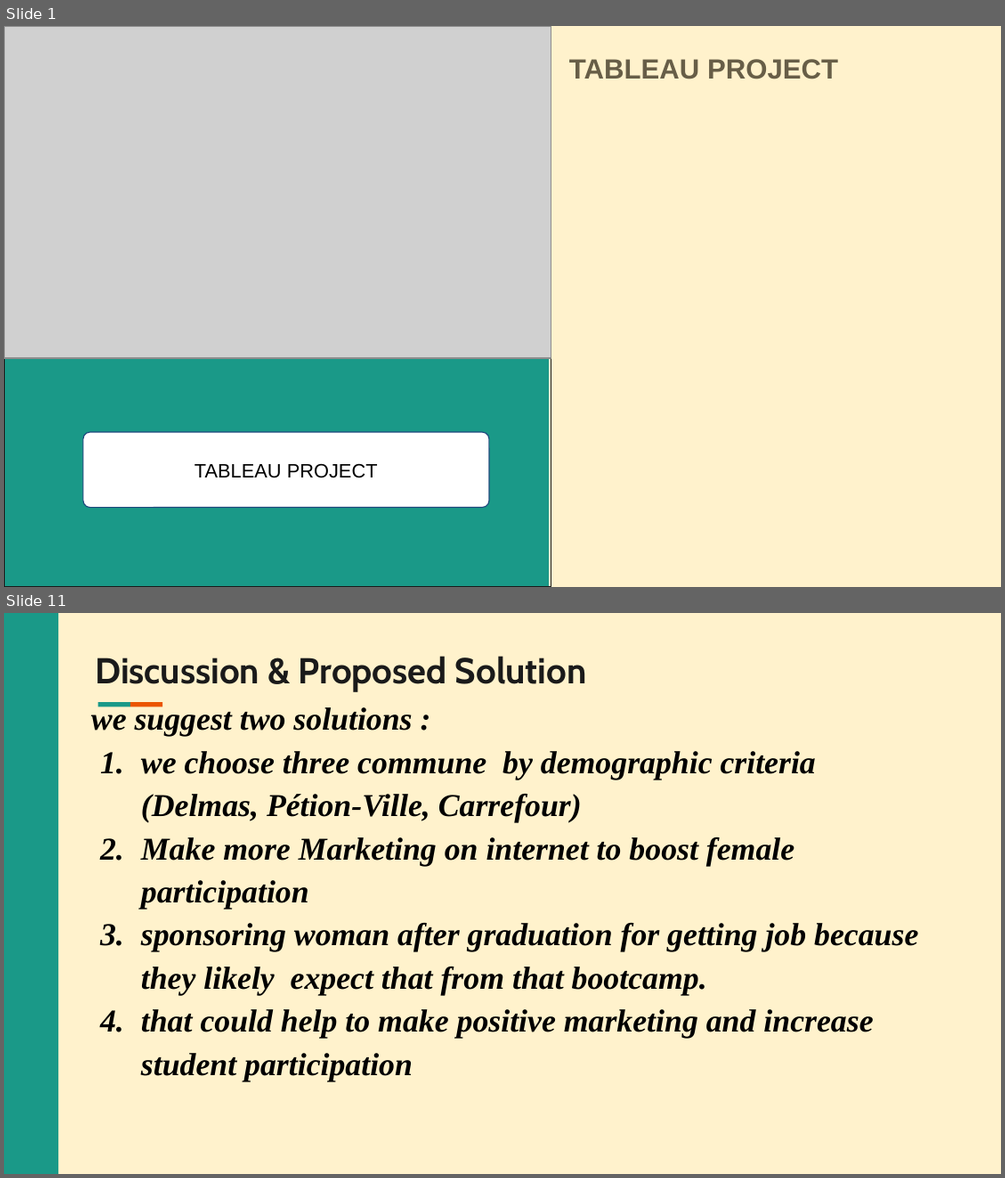
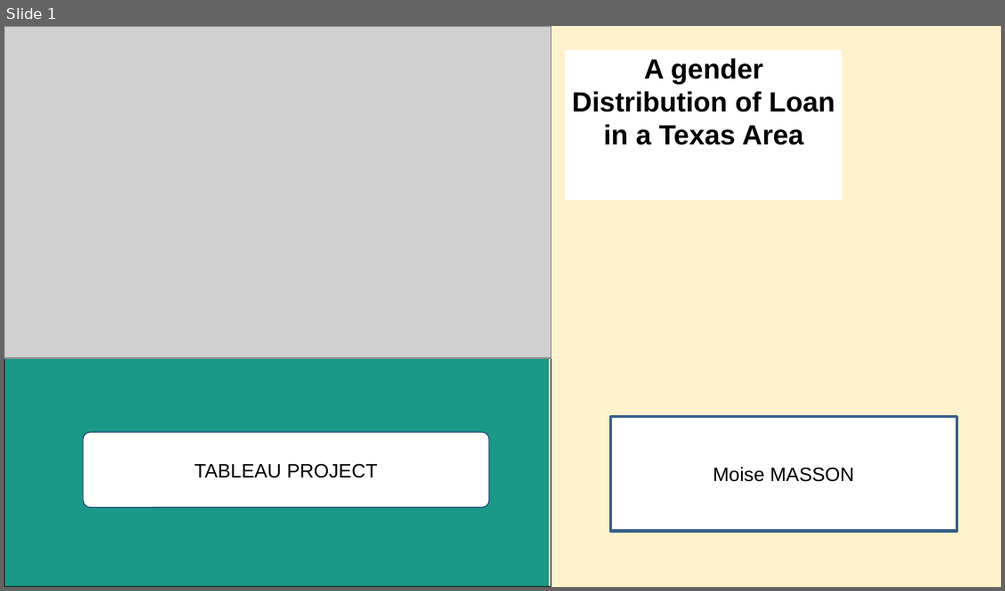
Before and after one commit to Ben-Judas/Tableau-Project, a slide deck: Project Tableau.pptx. Shown one above the other, each under a label of ours: slides 1 and 11 before the commit, slide 1 after it; the slides between them are not shown. The pictures are 1005x1178 and 1005x591 pixels, drawn with LibreOffice and Linux fonts; fonts in the diff are those of the drawing; grey boxes stand for pictures; background and template pictures are left out. Boxes give left, top, right and bottom in pixels: in the first picture for what was removed or moved away, otherwise in the second. Text is boxed around its words. In the diff, an @@ line names an element or a change of style, - is before the commit and + after.

```diff
--- a/Project Tableau.pptx
+++ b/Project Tableau.pptx
@@ slide 11 removed at <box>4,613,1001,1174</box>, background #FFF2CC @@
@@ freeform shape removed at <box>4,613,59,1173</box> @@
@@ title removed at <box>95,656,587,691</box> @@
-Discussion & Proposed Solution
@@ text removed at <box>91,706,918,1081</box> @@
-we suggest two solutions :
-1. we choose three commune by demographic criteria (Delmas, Pétion-Ville, Carrefour)
-2. Make more Marketing on internet to boost female participation
-3. sponsoring woman after graduation for getting job because they likely expect that from that bootcamp.
-4. that could help to make positive marketing and increase student participation
@@ freeform shape removed at <box>97,702,129,706</box> @@
@@ freeform shape removed at <box>130,702,162,706</box> @@
@@ slide 1 changed as well @@
@@ rectangle added at <box>566,50,842,200</box>, fill #FFFFFF, 20 pt, text #000000, bold @@
+A gender Distribution of Loan in a Texas Area
@@ text removed at <box>569,59,838,79</box> @@
-TABLEAU PROJECT
@@ rectangle added at <box>611,416,957,531</box>, fill #FFFFFF, outline #3A5F8C 2 pt, 14 pt, text #000000 @@
+Moise MASSON
```
Also in this commit, not shown: 1 other slide changed, 4 slides added, 11 other slides removed.
